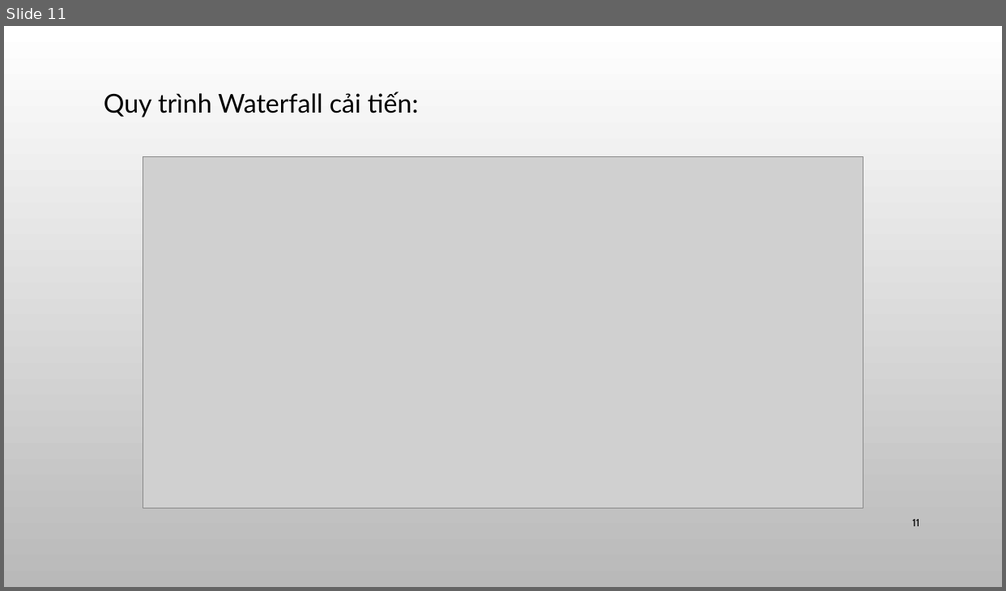
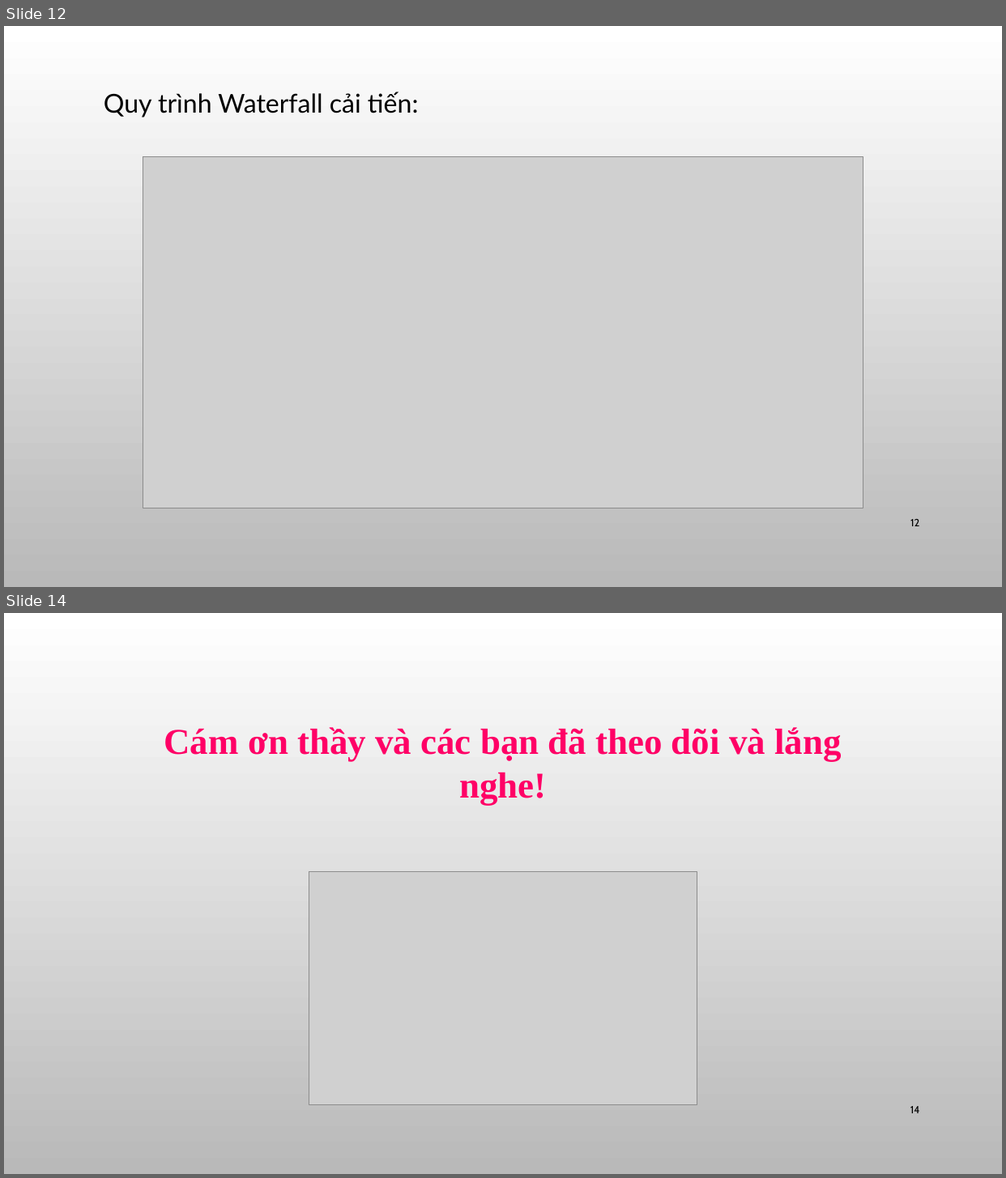
Before and after one commit to helloworldnmcnpm/studentmanagermentprogram, a slide deck: Slide seminar/Seminar.pptx. Shown one above the other, each under a label of ours: slide 11 before the commit, slides 12 and 14 after it; the slides between them are not shown. The pictures are 1006x591 and 1006x1178 pixels, drawn with LibreOffice and Linux fonts; fonts in the diff are those of the drawing; grey boxes stand for pictures; background and template pictures are left out. Boxes give left, top, right and bottom in pixels: in the first picture for what was removed or moved away, otherwise in the second. Text is boxed around its words. In the diff, an @@ line names an element or a change of style, - is before the commit and + after.

```diff
--- a/Slide seminar/Seminar.pptx
+++ b/Slide seminar/Seminar.pptx
@@ slide 14 added at (x1=4, y1=613, x2=1002, y2=1174), background picture (left out) @@
@@ text added at (x1=164, y1=727, x2=841, y2=805), 35 pt, text #FF0066, bold @@
+Cám ơn thầy và các bạn đã theo dõi và lắng nghe!
@@ picture added at (x1=309, y1=872, x2=697, y2=1105) @@
@@ page number added at (x1=910, y1=1106, x2=920, y2=1114), 10 pt, text #000000 @@
+14
@@ what was slide 11 is now slide 12 @@
@@ page number at (x1=910, y1=519, x2=919, y2=527): text changed @@
-11
+12
```
Also in this commit, not shown: 3 slides changed, 1 other slide added.
